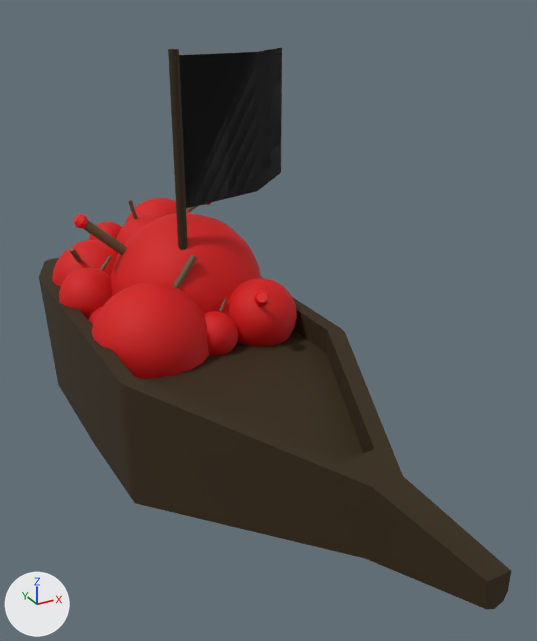
What one commit did to the FBX model res/models/Boat/tobyboatRed.fbx.
Before and after are seen from a 50 mm lens placed at (-0.06, -0.1488, 0.0966), pointed at (0.0063, -0.0282, 0.0363). The lights are fixed; the arrows at lower left show +X, +Y and +Z. Where no turn or scale is listed for an object, it has been applied to the vertices.

The first picture shows 'Mast', 'bomb3', 'bomb4', 'bomb5', 'bomb6', 'bomb7', 'bomb9', 'flag', 'tobybase'.
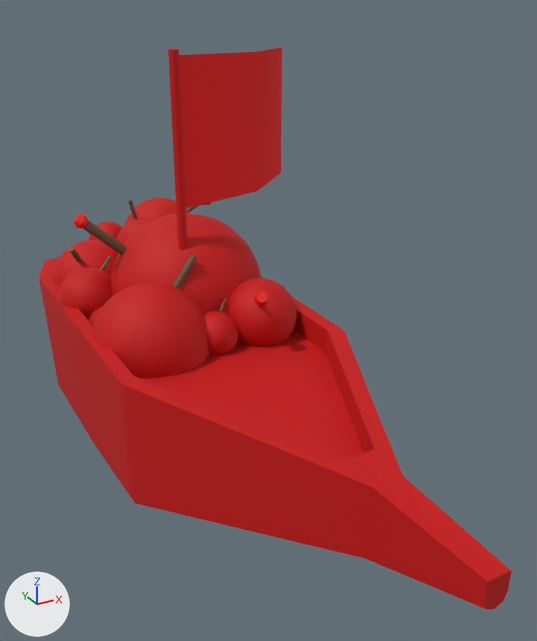
Where the change shows, as pixel boxes [x1, y1, x2, y2] in the pictures (537 x 641 px):
'tobybase', recoloured (brown to red): [39, 258, 511, 609] in both
'flag', recoloured (black to red): [179, 48, 282, 208] in both
'Mast', recoloured (brown to red): [168, 49, 188, 250] in both

What changed in the scene script:
```text
Change mat_sails_001:
    mat_sails_001.base_color: (0.0024, 0.0024, 0.0024) -> (0.8, 0.0, 0.0)  # black #080808 -> red #e70000
Change mat_tobybase1:
    mat_tobybase1.base_color: (0.0304, 0.0156, 0.0) -> (0.582, 0.0, 0.0)  # brown #312200 -> red #c90000
Change mat_tobybase1_001:
    mat_tobybase1_001.base_color: (0.0304, 0.0156, 0.0) -> (0.582, 0.0, 0.0)  # brown #312200 -> red #c90000
Change mat_sails:
    mat_sails.base_color: (0.0024, 0.0024, 0.0024) -> (0.8, 0.0, 0.0)  # black #080808 -> red #e70000
```
